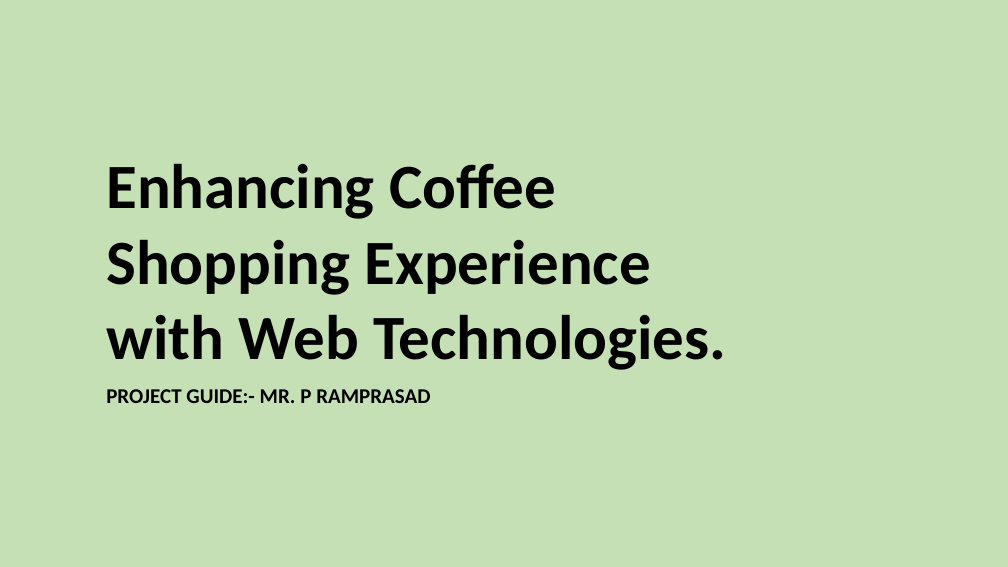
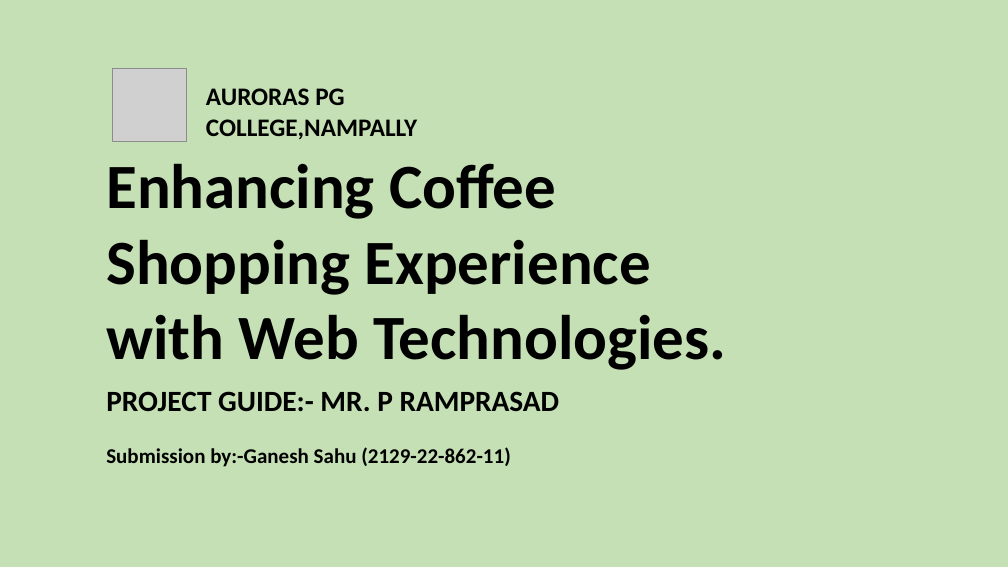
Before and after one commit to Ganesh01110/coffee-shop-fullstack2, a slide deck: slide 1 of configimg/sem-4project/sem4-presentation-1GaneshSahu.pptx. Drawn at 1008x567 pixels with LibreOffice and Linux fonts; fonts in the diff are those of the drawing; grey boxes stand for pictures. Boxes give left, top, right and bottom in pixels: in the first picture for what was removed or moved away, otherwise in the second. Text is boxed around its words. In the diff, an @@ line names an element or a change of style, - is before the commit and + after.

```diff
--- a/configimg/sem-4project/sem4-presentation-1GaneshSahu.pptx
+++ b/configimg/sem-4project/sem4-presentation-1GaneshSahu.pptx
@@ picture added at bbox=[113, 69, 186, 142] @@
@@ text added at bbox=[206, 88, 417, 139], 24 pt, text #000000, bold @@
+AURORAS PG COLLEGE,NAMPALLY
@@ text at bbox=[106, 391, 560, 412]: size 20 to 28 pt in "PROJECT GUIDE:- MR. P RAMPRASAD" @@
@@ text at bbox=[106, 447, 510, 467]: paragraph added @@
+Submission by:-Ganesh Sahu (2129-22-862-11)
```
Also in this commit, not shown: 1 other slide changed, 13 slides added, 1 slide removed, 22 other files.
